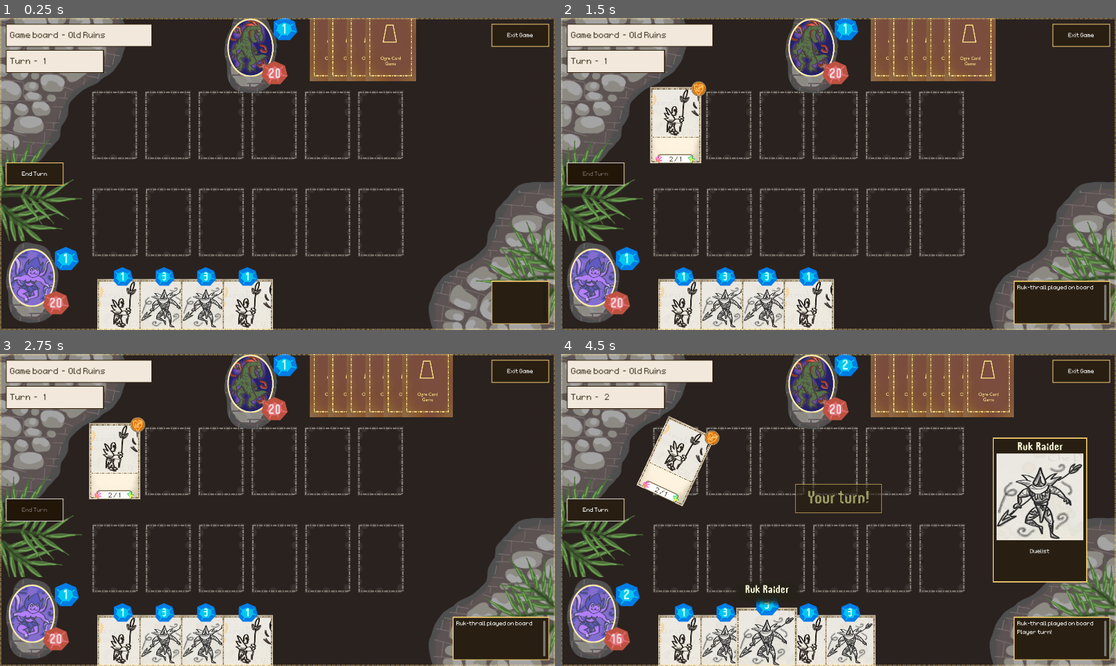
Above: before the commit, frames 1-4 (two rows, left to right).
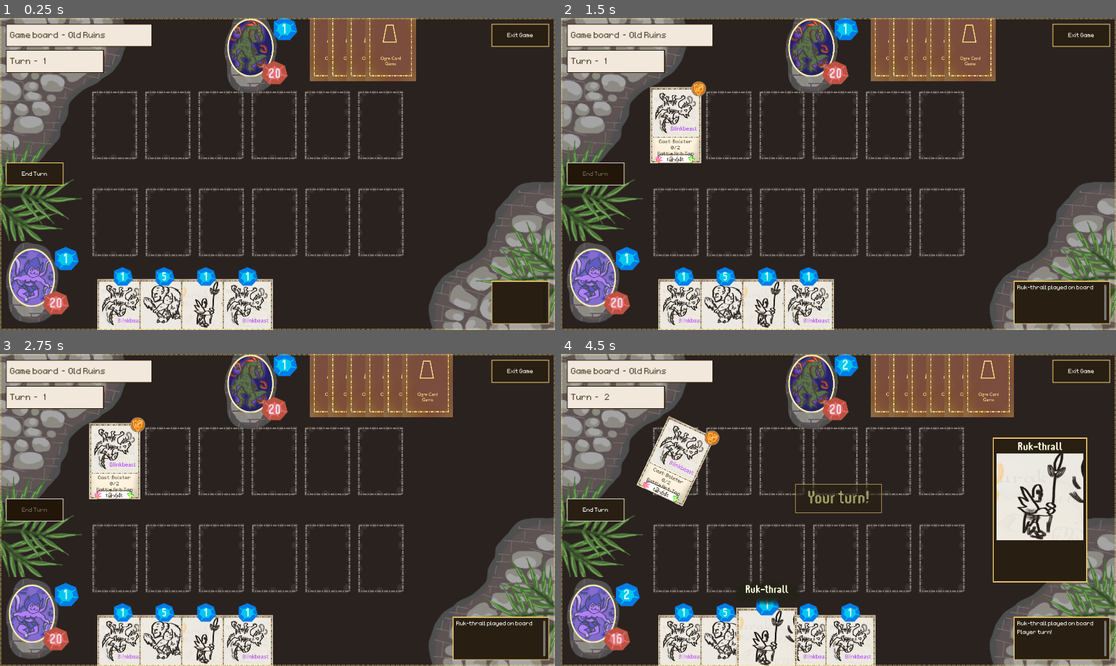
Above: after the commit, the same moments.

Repository: OttoElomaa/Godot-4-Ogre-Card-Game
Game: Godot game, scene res://GameScenes/main.tscn
The game is run twice, just before and just after one commit, with the same random seed, the same clock (stepped at 60 frames per second) and the same inputs.
Inputs (mouse positions are in pixels of both pictures, inside the frame that each line leads up to):
- Up to frame 1 (0.25 s): no input
- Up to frame 2 (1.5 s): click (594, 174) at 0.5 s; click (594, 174) at 1.25 s
- Up to frame 3 (2.75 s): click (33, 510) at 2 s
- Up to frame 4 (4.5 s): drag from (683, 653) to (816, 385) at 2.77 s; drag from (727, 653) to (816, 385) at 3.52 s; move the mouse to (766, 653) at 4.27 s; click (766, 653) at 4.42 s

The runs differ from the first frame. In frame 1, 2.1% of the frame differs, in the area x 17-49%, y 81-100%; in frame 2, 2.7%; in frame 3, 2.7%; in frame 4, 5.4%, in the area x 15-95%, y 22-100%.

Commit message:
Card: Cast and Battle art texts show on card better. Battlesystem: Attacker battle art working on basic level

Diff:
--- /dev/null
+++ b/Cards/Creatures/Cr-BlinkBeast.tscn
@@ -0,0 +1,19 @@
+[gd_scene load_steps=3 format=3 uid="uid://dnvgrx8n5noeh"]
+
+[ext_resource type="PackedScene" uid="uid://mxfejwivkelm" path="res://Cards/card.tscn" id="1_o7m1v"]
+[ext_resource type="Texture2D" uid="uid://cgg2fibqunpix" path="res://Art/CardArt/card-art-creature-blinkbeast.png" id="2_o7m1v"]
+
+[node name="Card-Cr-Blinkbeast" instance=ExtResource("1_o7m1v")]
+cardName = "Ruk-thrall"
+manaCost = 1
+startingDamage = 2
+startingHealth = 1
+
+[node name="Cast" parent="Effects" index="0"]
+bolsterHealth = 2
+
+[node name="BattleArt" parent="Effects" index="1"]
+hasTap = true
+
+[node name="Art" parent="Frontside" index="1"]
+texture = ExtResource("2_o7m1v")
--- a/Cards/card.gd
+++ b/Cards/card.gd
@@ -103,6 +103,12 @@
 
 	var castText = castNode.createText()
 	text += castText
+
+	if castText != "":
+		text += "\n"
+
+	var battleArtText = battleArtNode.createText()
+	text += battleArtText
 
 	effectText = text
 	l.text = effectText
--- a/Cards/card.tscn
+++ b/Cards/card.tscn
@@ -223,9 +223,11 @@
 
 [node name="Cast" type="Node" parent="Effects"]
 script = ExtResource("2_r3tma")
+nodeKeyword = "Cast"
 
 [node name="BattleArt" type="Node" parent="Effects"]
 script = ExtResource("2_r3tma")
+nodeKeyword = "Battle Art"
 
 [node name="Backside" type="Sprite2D" parent="."]
 texture = ExtResource("2_p0ugb")
--- a/Fonts/LabelSetSmallBrownCardText.tres
+++ b/Fonts/LabelSetSmallBrownCardText.tres
@@ -4,5 +4,5 @@
 
 [resource]
 font = ExtResource("1_sr6ye")
-font_size = 40
+font_size = 35
 font_color = Color(0.322783, 0.27264, 0.205567, 1)
--- a/GameScenes/battle_system.gd
+++ b/GameScenes/battle_system.gd
@@ -268,6 +268,9 @@
 	else:
 		attackCard.rest()
 
+	#### HANDLE ATTACKER COMBAT ARTS
+	attackCard.battleArtNode.activate(targetCard)
+
 	#### HANDLE DESTROYING THE CARDS THAT TOOK LETHAL DAMAGE
 	for c:Card in cardsToDestroy:
 		c.mySlot.isAvailable = true
--- a/GameScenes/cardEffectHolder.gd
+++ b/GameScenes/cardEffectHolder.gd
@@ -2,6 +2,8 @@
 
 enum TargetOptions {NONE, ALLIES, ENEMIES}
 
+
+@export var nodeKeyword := "Action type"
 
 @export var isActive := false
 @export var targetGroup := TargetOptions.NONE
@@ -32,8 +34,12 @@
 			text += "Bolster"
 		text += " %d/%d" % [bolsterDamage, bolsterHealth]
 
+	if hasTap:
+		text += "Tap target"
+
+	#### AT THE END, COMPILE TEXT
 	if text != "":
-		text = "Cast: %s" % text
+		text = "%s: %s" % [nodeKeyword, text]
 
 	return text
 
@@ -51,9 +57,17 @@
 		target.updateCardLabels()
 		return true
 
+	if hasTap:
+		target.rest()
+
 	return false
 
 
+func activate(target:Card) -> bool:
+
+	if target.checkAlive():
+		return cast(target)
+	return false
 
 
 func processPlayerBattleArt(target:Card):
--- a/GameScenes/card_loader.gd
+++ b/GameScenes/card_loader.gd
@@ -30,6 +30,10 @@
 	for i in range(10):
 		cards.append(createCard("res://Cards/Rituals/Sp-Blast.tscn"))
 
+	for i in range(20):
+		cards.append(createCard("res://Cards/Creatures/Cr-BlinkBeast.tscn"))
+
+
 	prints("created cards: ", cards)
 	for c:Card in cards:
 		c.basicSetup()
Binary file added: Art/CardArt/card-art-creature-blinkbeast.png
Not shown, added: Art/CardArt/card-art-creature-blinkbeast.png.import
